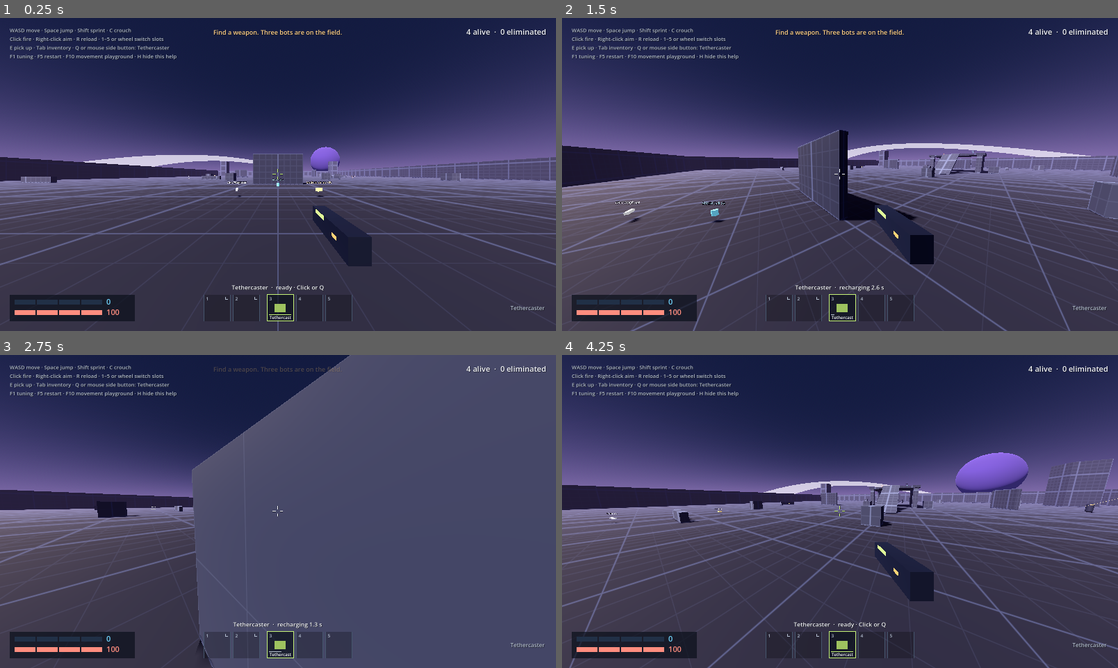
Above: before the commit, frames 1-4 (two rows, left to right).
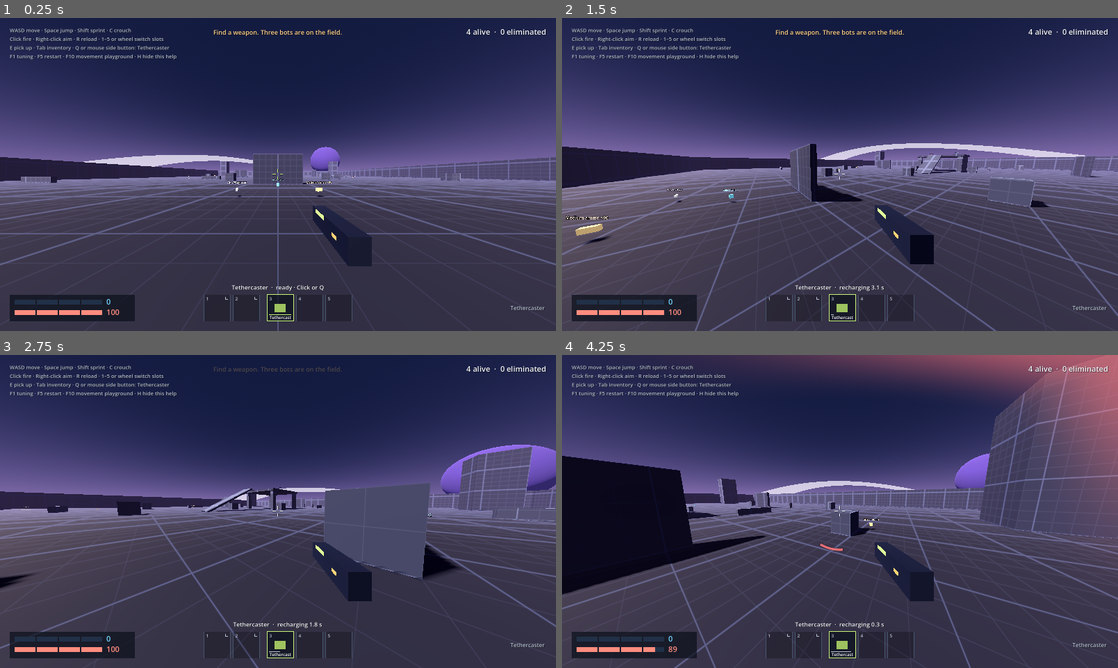
Above: after the commit, the same moments.

Repository: EOSHunter/orbit-battle-royale
Game: Godot game, scene res://scenes/arena.tscn
The game is run twice, just before and just after one commit, with the same random seed, the same clock (stepped at 60 frames per second) and the same inputs.
Inputs (mouse positions are in pixels of both pictures, inside the frame that each line leads up to):
- Up to frame 1 (0.25 s): no input
- Up to frame 2 (1.5 s): tap Enter at 0.5 s; move the mouse to (962, 158) at 0.52 s; hold D (move_right) 0.53-1.28 s; tap Q (grapple) at 0.6 s; click (962, 158) at 0.67 s; tap Space (jump) at 0.77, 0.8, 1.07, 1.35 s; move the mouse to (812, 174) at 1.27 s; hold W (move_forward) from 1.28 s (still down)
- Up to frame 3 (2.75 s): keep holding W (move_forward); tap Space (jump) at 1.52, 1.82, 2.3 s; tap Q (grapple) at 1.55 s; move the mouse to (289, 505) at 2.02 s; hold Right mouse button (aim) from 2.03 s (still down)
- Up to frame 4 (4.25 s): keep holding W (move_forward); move the mouse to (834, 517) at 2.77 s; release Right mouse button (aim) at 2.78 s; tap C (crouch) at 2.85 s; click (834, 517) at 2.92 s; tap Space (jump) at 3.02, 3.32, 3.77, 3.8, 4.07 s; tap Q (grapple) at 3.05 s; move the mouse to (878, 514) at 3.52 s; press the mouse at (878, 514) at 3.53 s

The runs differ from the first frame. In frame 2, 9.1% of the frame differs, in the area x 0-100%, y 35-100%; in frame 3, 45%, in the area x 0-100%, y 0-100%; in frame 4, 29%.

Commit message:
Adopt the second playtested movement defaults
Co-Authored-By: Claude Opus 5.5 <noreply@anthropic.com>

Diff:
--- a/game/scripts/move_tuning.gd
+++ b/game/scripts/move_tuning.gd
@@ -1,8 +1,8 @@
 class_name MoveTuning
 extends Resource
 ## Every number the movement and Tethercaster feel depends on. Kept apart from
-## the code so it can be tuned live (F1 in the playground) and saved as data.
-## Defaults are the first playtested pass (2026-10-11), not final balance.
+## the code so it can be tuned live (F1) and saved as data.
+## Defaults are the second playtested pass (2026-10-11), not final balance.
 
 @export_group("Ground")
 @export_range(1.0, 15.0, 0.1, "suffix:m/s") var walk_speed := 3.6
@@ -14,10 +14,10 @@
 @export_range(1.0, 60.0, 0.5, "suffix:m/s²") var overspeed_friction := 10.0
 
 @export_group("Air")
-@export_range(5.0, 40.0, 0.5, "suffix:m/s²") var gravity := 23.5
-@export_range(2.0, 15.0, 0.1, "suffix:m/s") var jump_velocity := 7.9
-@export_range(1.0, 15.0, 0.1, "suffix:m/s") var air_speed := 8.3
-@export_range(1.0, 100.0, 1.0, "suffix:m/s²") var air_accel := 40.0
+@export_range(5.0, 40.0, 0.5, "suffix:m/s²") var gravity := 22.0
+@export_range(2.0, 15.0, 0.1, "suffix:m/s") var jump_velocity := 8.4
+@export_range(1.0, 15.0, 0.1, "suffix:m/s") var air_speed := 5.7
+@export_range(1.0, 100.0, 1.0, "suffix:m/s²") var air_accel := 29.0
 @export_range(0.0, 0.4, 0.01, "suffix:s") var coyote_time := 0.12
 @export_range(0.0, 0.4, 0.01, "suffix:s") var jump_buffer := 0.12
 
@@ -25,11 +25,11 @@
 @export_range(10.0, 120.0, 1.0, "suffix:m") var grapple_range := 45.0
 @export_range(0.0, 40.0, 0.5, "suffix:m/s") var reel_speed := 12.0
 @export_range(0.0, 80.0, 1.0, "suffix:m/s²") var reel_accel := 28.0
-@export_range(0.0, 40.0, 0.5, "suffix:m/s²") var swing_steer := 24.0
+@export_range(0.0, 40.0, 0.5, "suffix:m/s²") var swing_steer := 38.5
 @export_range(0.5, 10.0, 0.1, "suffix:m") var min_rope := 3.0
 @export_range(10.0, 80.0, 1.0, "suffix:m/s") var grapple_max_speed := 30.0
 @export_range(0.0, 15.0, 0.1, "suffix:m/s") var release_boost := 9.0
-@export_range(0.0, 15.0, 0.1, "suffix:s") var grapple_cooldown := 3.0
+@export_range(0.0, 15.0, 0.1, "suffix:s") var grapple_cooldown := 3.5
 
 @export_group("Look")
 @export_range(0.1, 3.0, 0.05) var mouse_sensitivity := 1.0
